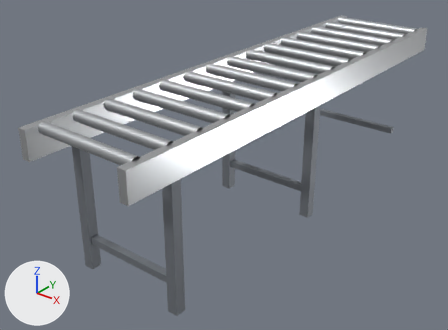
One commit to the FBX model Tools/butchery/fbx/SM_ROLLER_CONVEYOR.fbx: the scene before it, then after it.
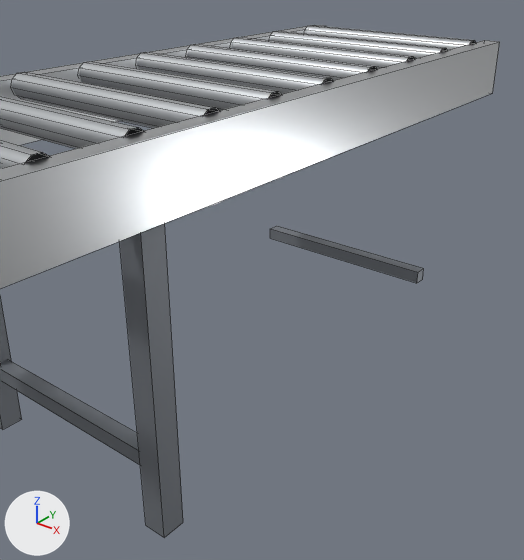
Each version appears first whole from a 50 mm lens placed at (2.02, -2.97, 1.99), pointed at (-0.16, -0.23, 0.29), and next in a close-up from a 50 mm lens placed at (1.27, -0.84, 1.22), pointed at (0.35, 0.31, 0.51). The axes (+X, +Y, +Z) are drawn at lower left. The lights are the same throughout. The last two pictures show the newer version. The close-ups show mesh edges as thin lines.

Names of what the first close-up shows: 'SM_ROLLER_CONVEYOR'.
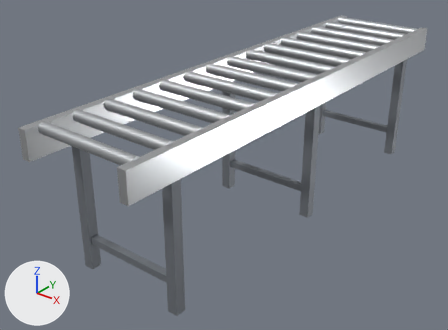
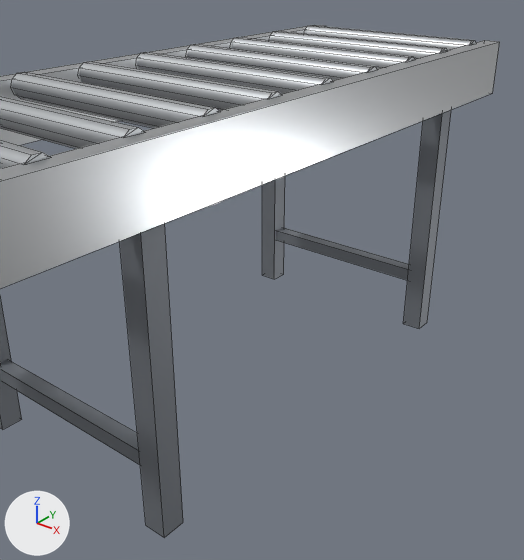
Patch to the scene script:
```diff
--- a/Tools/butchery/fbx/SM_ROLLER_CONVEYOR.fbx.py
+++ b/Tools/butchery/fbx/SM_ROLLER_CONVEYOR.fbx.py
@@ me_sm_roller_conveyor_001 @@
 # used by ob_sm_roller_conveyor; location = (0.0, 0.0, 0.0)
 # verts and faces of me_sm_roller_conveyor_001; kept vertices keep their numbers, new ones are numbered from 372
 # before: 368 (0.31, 1.18, 0.16) at pixel (416, 283), 369 (0.31, 1.18, 0.2) at pixel (418, 272), 370 (0.31, 1.22, 0.16) at pixel (422, 279), 371 (0.31, 1.22, 0.2) at pixel (423, 268)
-me_sm_roller_conveyor_001.from_pydata(...)  # 372 vertices, 194 faces; spans x -0.36..0.36, y -1.5..1.5, z 0.0..0.91
+me_sm_roller_conveyor_001.from_pydata(...)  # 388 vertices, 450 faces; spans x -0.36..0.36, y -1.5..1.5, z 0.0..0.91
+# me_sm_roller_conveyor_001 part 1: a new loose piece, a box spanning x -0.34..-0.28, y 1.17..1.23, z 0.0..0.74, in mat_m_butchery_paintedframe (grey #868b93)
+# me_sm_roller_conveyor_001 part 2: a new loose piece, a box spanning x 0.28..0.34, y 1.17..1.23, z 0.0..0.74, in mat_m_butchery_paintedframe (grey #868b93)
+# me_sm_roller_conveyor_001 part 3
+# 1 new face joins them, mat_m_butchery_stainless (light grey #dddfe2)
+# 120 new faces join them, mat_m_butchery_steelbrushed (light grey #c8cbce)
+# 2 new faces join them, mat_m_butchery_paintedframe (grey #868b93)
+# me_sm_roller_conveyor_001 part 4
+delete_faces([(368, 370, 371, 369)])
+# other edits to the shape of me_sm_roller_conveyor_001 do not show in these pictures
 me_sm_roller_conveyor_001.materials.append(mat_m_butchery_stainless)
```

What differs and where, as boxes (x1, y1, x2, y2) in the close-ups (524 x 560 px):
part 1 of me_sm_roller_conveyor_001, added
    after: (262, 176, 285, 279)
part 2 of me_sm_roller_conveyor_001, added
    after: (403, 110, 451, 329)
part 3 of me_sm_roller_conveyor_001, added
    after: (25, 40, 476, 163)
part 4 of me_sm_roller_conveyor_001, deleted
    before: (417, 268, 424, 283)
